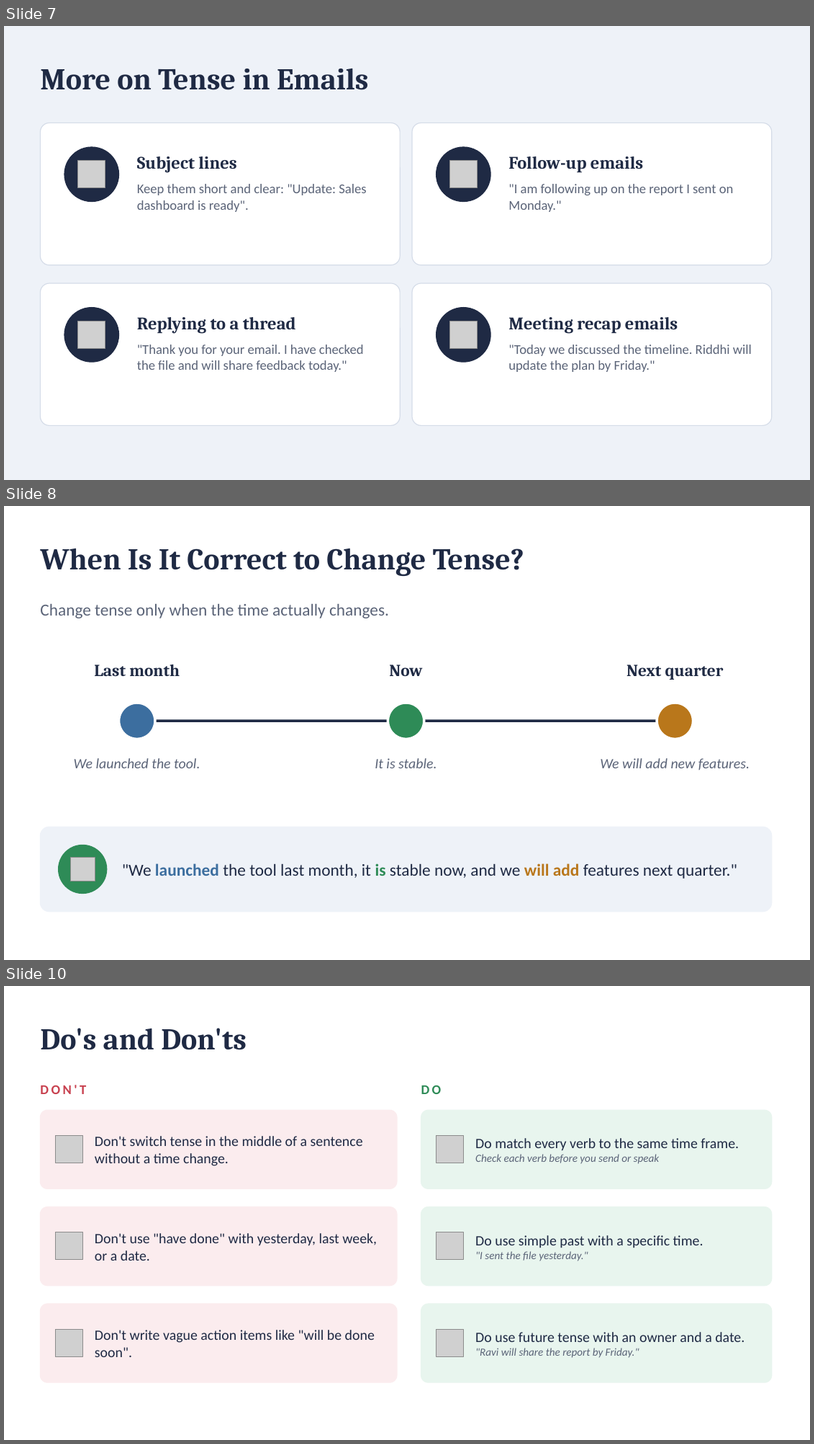
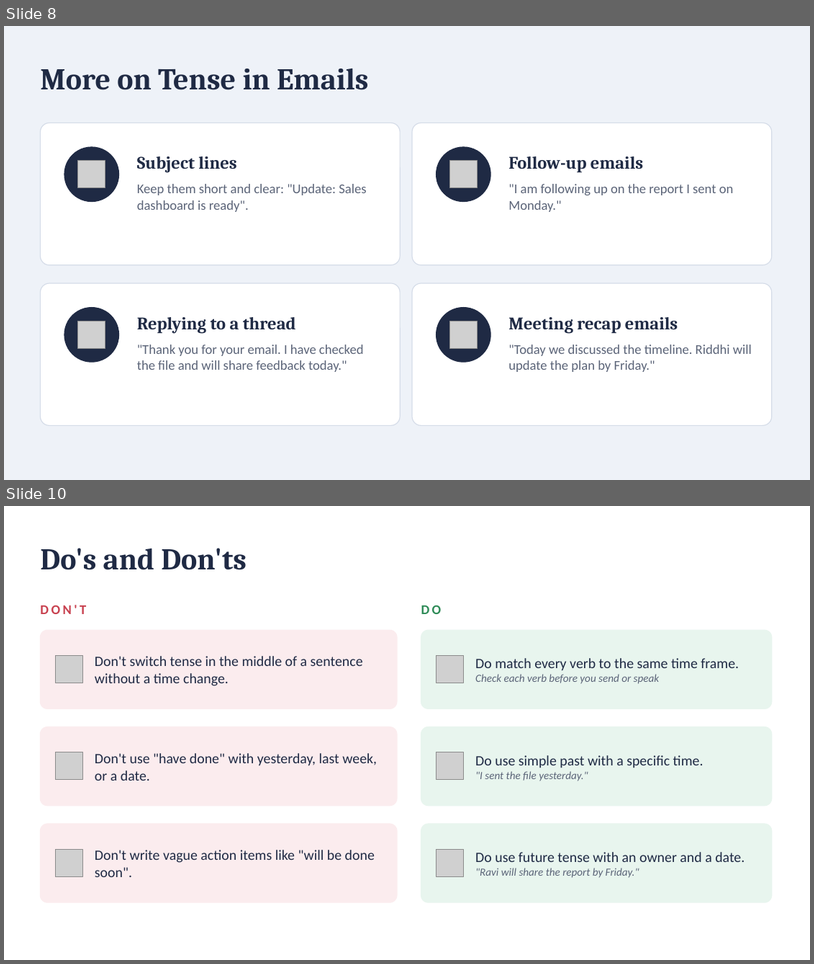
Before and after one commit to pal1avitanwar/Capstone-Project, a slide deck: Tense_Consistency_Meetings_Emails.pptx. Shown one above the other, each under a label of ours: slides 7, 8 and 10 before the commit, slides 8 and 10 after it; the slides between them are not shown. The pictures are 814x1444 and 814x964 pixels, drawn with LibreOffice and Linux fonts; fonts in the diff are those of the drawing; grey boxes stand for pictures. Boxes give left, top, right and bottom in pixels: in the first picture for what was removed or moved away, otherwise in the second. Text is boxed around its words. In the diff, an @@ line names an element or a change of style, - is before the commit and + after.

```diff
--- a/Tense_Consistency_Meetings_Emails.pptx
+++ b/Tense_Consistency_Meetings_Emails.pptx
@@ slide 8 removed at (4, 506, 810, 960), background #FFFFFF @@
@@ text removed at (40, 548, 525, 577) @@
-When Is It Correct to Change Tense?
@@ text removed at (40, 604, 389, 618) @@
-Change tense only when the time actually changes.
@@ text removed at (94, 664, 180, 676) @@
-Last month
@@ text removed at (389, 664, 422, 676) @@
-Now
@@ text removed at (627, 664, 724, 680) @@
-Next quarter
@@ ellipse removed at (119, 703, 155, 739) @@
@@ line removed from (137, 721) to (676, 721) @@
@@ ellipse removed at (388, 703, 424, 739) @@
@@ ellipse removed at (657, 703, 694, 739) @@
@@ text removed at (74, 758, 200, 768) @@
-We launched the tool.
@@ text removed at (375, 758, 437, 768) @@
-It is stable.
@@ text removed at (600, 758, 750, 770) @@
-We will add new features.
@@ rounded rectangle removed at (40, 826, 772, 911) @@
@@ ellipse removed at (59, 845, 107, 893) @@
@@ picture removed at (70, 857, 95, 881) @@
@@ text removed at (122, 863, 738, 878) @@
-"We launched the tool last month, it is stable now, and we will add features next quarter."
@@ what was slide 7 is now slide 8 @@
```
Also in this commit, not shown: 2 slides changed, 1 slide added.
